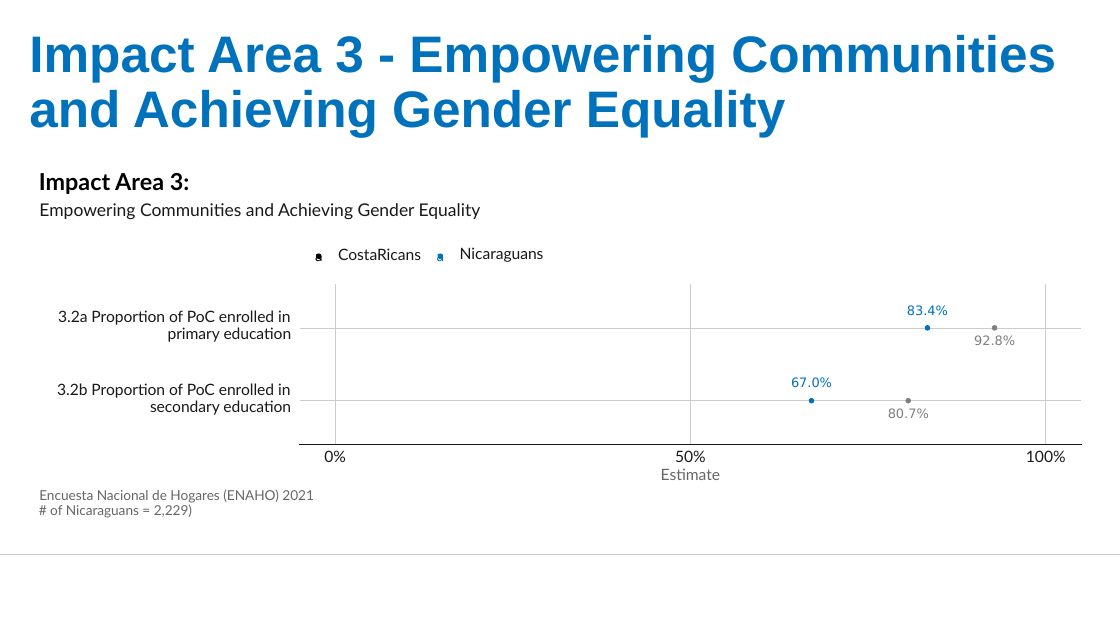
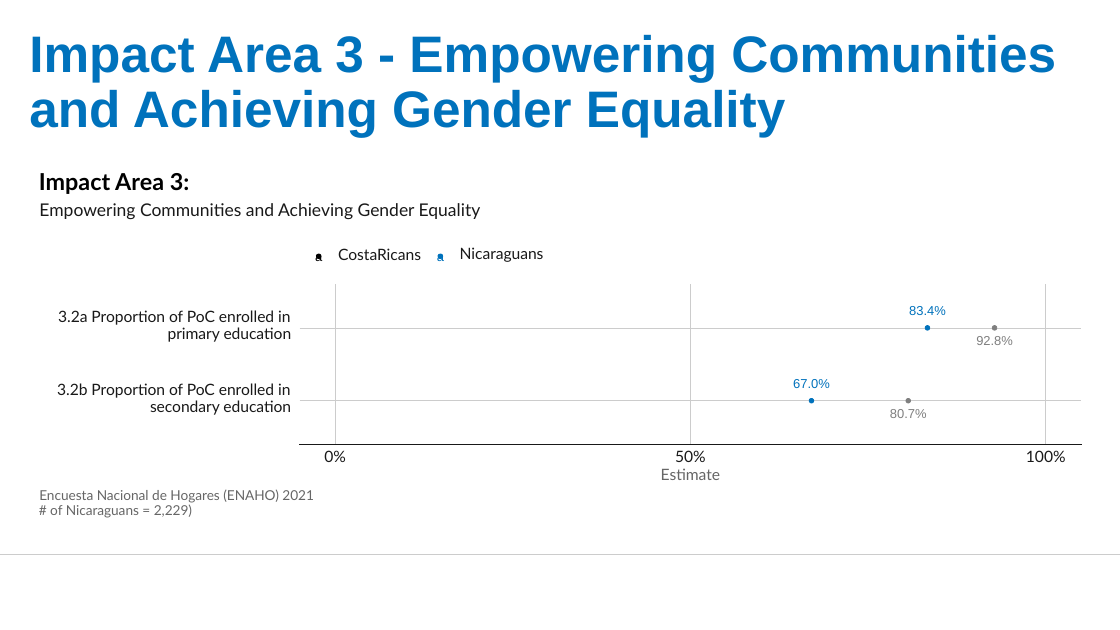
Before and after one commit to UNHCR-CostaRica/ENAHO_2021, a slide deck: slide 5 of COSTA-RICA---RBM-Impact-Indicators-from-ENAHO.pptx. Drawn at 1120x630 pixels with LibreOffice and Linux fonts; fonts in the diff are those of the drawing; background and template pictures are left out. Boxes give left, top, right and bottom in pixels: in the first picture for what was removed or moved away, otherwise in the second. Text is boxed around its words. In the diff, an @@ line names an element or a change of style, - is before the commit and + after.

```diff
--- a/COSTA-RICA---RBM-Impact-Indicators-from-ENAHO.pptx
+++ b/COSTA-RICA---RBM-Impact-Indicators-from-ENAHO.pptx
@@ font DejaVu Sans to Arial in 4 elements at (976, 336, 1013, 345), (909, 306, 946, 315), (793, 379, 830, 388), (890, 409, 927, 418) @@
```
Also in this commit, not shown: 4 other slides changed, 1 other file.
